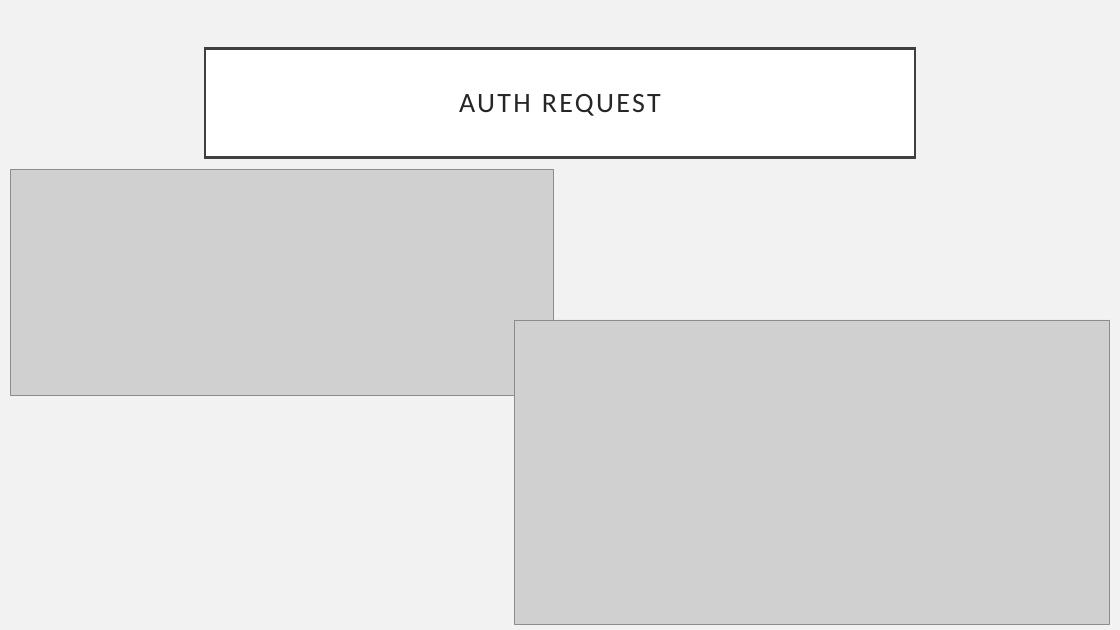
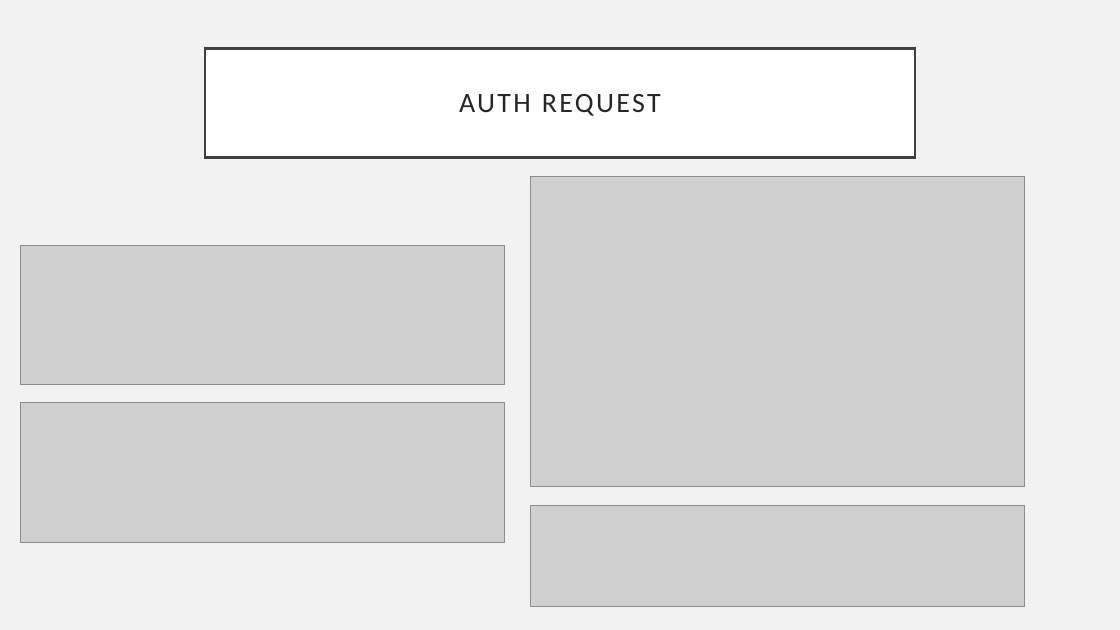
Before and after one commit to EfremGokinan/SoftwareTesting, a slide deck: slide 7 of Presentatie-Software-Testing-Efrem.pptx. Drawn at 1120x630 pixels with LibreOffice and Linux fonts; fonts in the diff are those of the drawing; grey boxes stand for pictures. Boxes give left, top, right and bottom in pixels: in the first picture for what was removed or moved away, otherwise in the second. Text is boxed around its words. In the diff, an @@ line names an element or a change of style, - is before the commit and + after.

```diff
--- a/Presentatie-Software-Testing-Efrem.pptx
+++ b/Presentatie-Software-Testing-Efrem.pptx
@@ picture added at [530,176,1024,486] @@
@@ picture: place and size @@
-picture at [10,170,554,396]
+picture at [20,245,505,385]
@@ picture removed at [515,320,1110,625] @@
@@ picture added at [20,402,505,542] @@
@@ picture added at [530,506,1024,607] @@
```
Also in this commit, not shown: 12 other slides changed, 1 slide removed.
